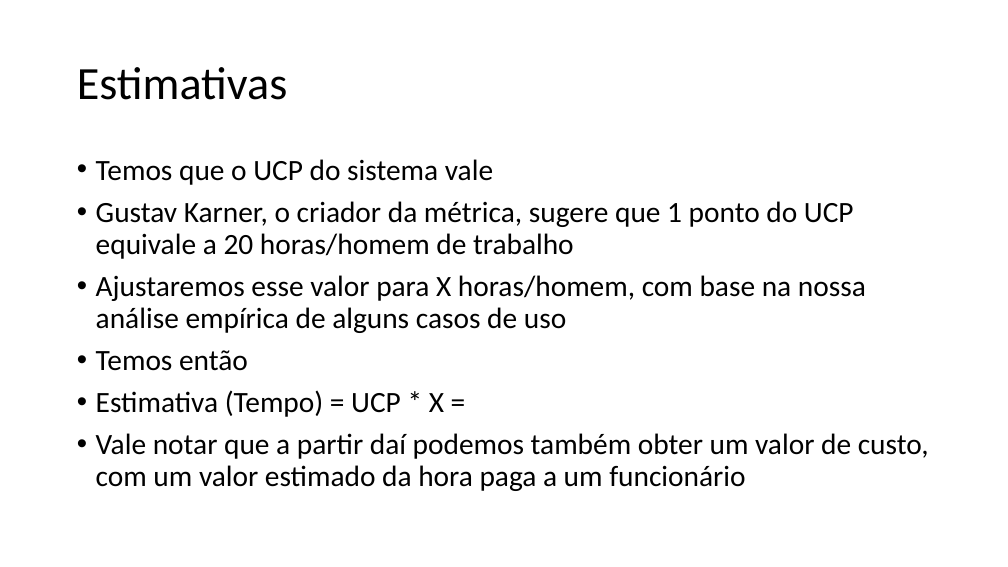
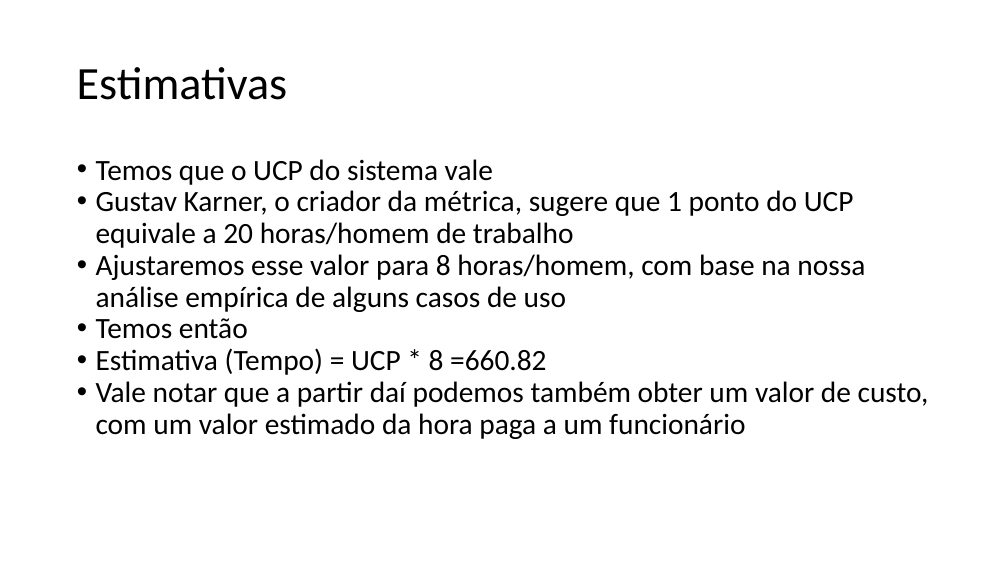
Before and after one commit to pedrolugao/EngSoft-2017.1-UFJF, a slide deck: slide 16 of Diagramas UML/Estimativas.pptx. Drawn at 1008x567 pixels with LibreOffice and Linux fonts; fonts in the diff are those of the drawing. Boxes give left, top, right and bottom in pixels: in the first picture for what was removed or moved away, otherwise in the second. Text is boxed around its words. In the diff, an @@ line names an element or a change of style, - is before the commit and + after.

```diff
--- a/Diagramas UML/Estimativas.pptx
+++ b/Diagramas UML/Estimativas.pptx
@@ text at <box>96,159,929,439</box>: less space between paragraphs @@
@@ text at <box>96,254,865,312</box>: text changed @@
-• Ajustaremos esse valor para X horas/homem, com base na nossa análise empírica de alguns casos de uso
+• Ajustaremos esse valor para 8 horas/homem, com base na nossa análise empírica de alguns casos de uso
@@ text at <box>96,348,546,375</box>: text changed @@
-• Estimativa (Tempo) = UCP * X =
+• Estimativa (Tempo) = UCP * 8 =660.82
```
Also in this commit, not shown: 16 other slides changed.
